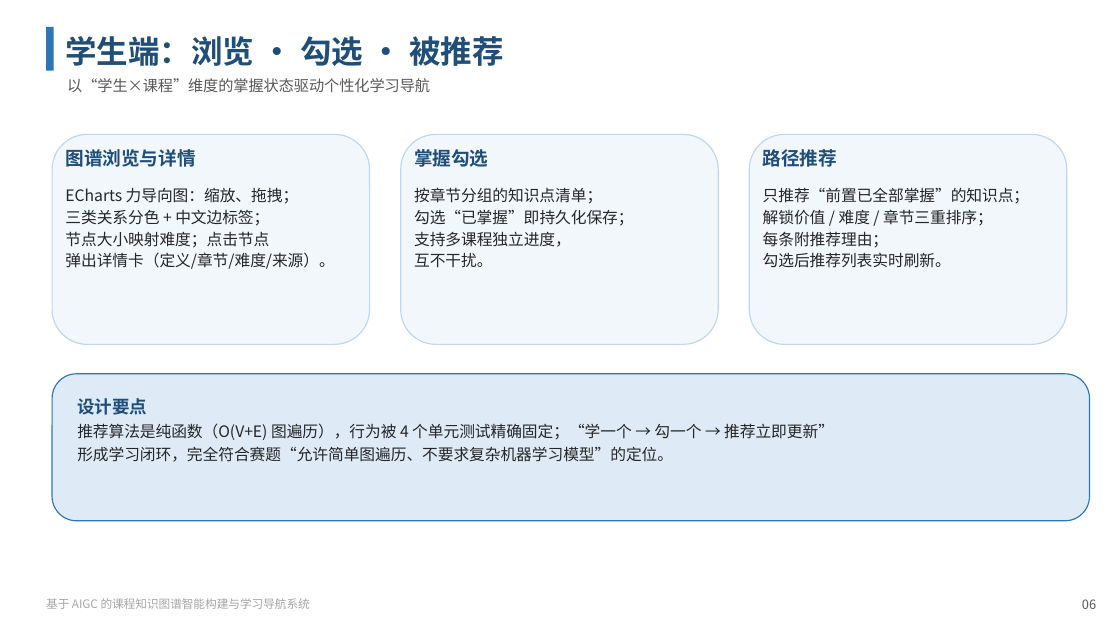
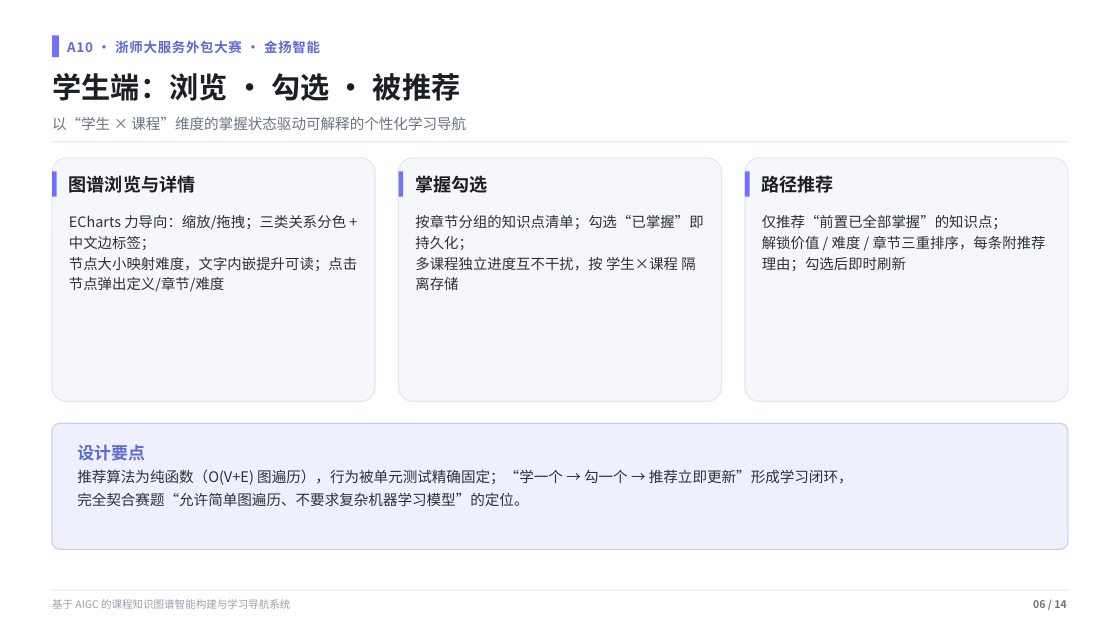
Before and after one commit to EterUltimate/A10_KnowledgeGraph, a slide deck: slide 6 of submissions/A10项目简介PPT.pptx. Drawn at 1120x630 pixels with LibreOffice and Linux fonts; fonts in the diff are those of the drawing. Boxes give left, top, right and bottom in pixels: in the first picture for what was removed or moved away, otherwise in the second. Text is boxed around its words. In the diff, an @@ line names an element or a change of style, - is before the commit and + after.

Commit message:
docs(submissions): 重构 A10 项目汇报 PPT + 纳入报告/报名表 (#64)
* docs(submissions): 重构 A10 项目汇报 PPT——合并后代码与 SRS 内容更新、Linear 现代设计体系、EterU/袁汉春署名

* docs(submissions): 纳入项目报告（浙师大毕业论文格式）与 EterU 小队报名表

```diff
--- a/submissions/A10项目简介PPT.pptx
+++ b/submissions/A10项目简介PPT.pptx
@@ rectangle: place and size @@
-rectangle at [46,27,54,71]
+rectangle at [52,35,59,57]
@@ rectangle at [52,35,59,57]: fill #2E75B6 to #7170FF @@
@@ text added at [67,40,320,53], 11.5 pt, text #5E6AD2, bold @@
+A10 · 浙师大服务外包大赛 · 金扬智能
@@ text "学生端：浏览 · 勾选 · 被推荐": place and size @@
-text "学生端：浏览 · 勾选 · 被推荐" at [65,36,504,66]
+text "学生端：浏览 · 勾选 · 被推荐" at [52,73,461,101]
@@ text "学生端：浏览 · 勾选 · 被推荐" at [52,73,461,101]: size 27 to 25 pt, text colour #1F4E79 to #1B1F24, letter spacing 0 to 0.2 pt; line spacing 1.12 to 1.15 @@
@@ text at [52,116,466,130]: text changed; size 13 to 12.5 pt; text colour #595959 to #6B7280 @@
-以“学生×课程”维度的掌握状态驱动个性化学习导航
+以“学生 × 课程”维度的掌握状态驱动可解释的个性化学习导航
@@ rounded rectangle removed at [52,134,370,344] @@
@@ rectangle added at [52,141,1068,143], fill #E6E9EF @@
@@ rounded rectangle: place and size @@
-rounded rectangle at [401,134,718,344]
+rounded rectangle at [52,158,375,402]
@@ rounded rectangle at [52,158,375,402]: fill #F2F7FC to #F5F7FB; outline #BDD7EE 1 pt to #E3E8F0 1 pt; proportions changed @@
@@ rectangle added at [52,171,57,197], fill #7170FF @@
@@ size 16 to 15.5 pt, text colour #1F4E79 to #1B1F24; line spacing 1.12 to 1.15 in 3 elements at [762,175,834,193], [415,175,487,193], [69,175,196,193] @@
@@ text "图谱浏览与详情": place and size @@
-text "图谱浏览与详情" at [65,149,195,167]
+text "图谱浏览与详情" at [69,175,196,193]
@@ rounded rectangle added at [398,158,721,402], fill #F5F7FB, outline #E3E8F0 1 pt @@
@@ rectangle added at [398,171,403,197], fill #7170FF @@
@@ text "掌握勾选": place and size @@
-text "掌握勾选" at [414,149,488,167]
+text "掌握勾选" at [415,175,487,193]
@@ rounded rectangle at [745,158,1068,402]: fill #F2F7FC to #F5F7FB; outline #BDD7EE 1 pt to #E3E8F0 1 pt; proportions changed @@
@@ rounded rectangle: place and size @@
-rounded rectangle at [749,134,1067,344]
+rounded rectangle at [745,158,1068,402]
@@ rectangle added at [745,171,750,197], fill #7170FF @@
@@ text "路径推荐": place and size @@
-text "路径推荐" at [763,149,837,167]
+text "路径推荐" at [762,175,834,193]
@@ text at [69,215,357,292]: text changed; size 13.5 to 12.3 pt; text colour #262626 to #2C3138 @@
-ECharts 力导向图：缩放、拖拽；
-三类关系分色 + 中文边标签；
-节点大小映射难度；点击节点
-弹出详情卡（定义/章节/难度/来源）。
+ECharts 力导向：缩放/拖拽；三类关系分色 + 中文边标签；
+节点大小映射难度，文字内嵌提升可读；点击节点弹出定义/章节/难度
@@ text at [415,215,703,290]: text changed; size 13.5 to 12.3 pt; text colour #262626 to #2C3138 @@
-按章节分组的知识点清单；
-勾选“已掌握”即持久化保存；
-支持多课程独立进度，
-互不干扰。
+按章节分组的知识点清单；勾选“已掌握”即持久化；
+多课程独立进度互不干扰，按 学生×课程 隔离存储
@@ text at [762,215,1046,271]: text changed; size 13.5 to 12.3 pt; text colour #262626 to #2C3138 @@
-只推荐“前置已全部掌握”的知识点；
-解锁价值 / 难度 / 章节三重排序；
-每条附推荐理由；
-勾选后推荐列表实时刷新。
+仅推荐“前置已全部掌握”的知识点；
+解锁价值 / 难度 / 章节三重排序，每条附推荐理由；勾选后即时刷新
@@ rounded rectangle: place and size @@
-rounded rectangle at [52,374,1090,521]
+rounded rectangle at [52,423,1068,549]
@@ rounded rectangle at [52,423,1068,549]: fill #DEEBF7 to #EEF0FB; outline #2E75B6 1 pt to #C9CEEE 1 pt; proportions changed @@
@@ text at [77,444,145,461]: size 15 to 14.5 pt, text colour #1F4E79 to #5E6AD2 in "设计要点"; line spacing 1.25 to 1.3 @@
@@ text "设计要点": place and size @@
-text "设计要点" at [77,398,834,462]
+text "设计要点" at [77,444,853,506]
@@ text at [77,469,853,506]: text changed; size 13.5 to 12.5 pt; text colour #262626 to #2C3138 @@
-推荐算法是纯函数（O(V+E) 图遍历），行为被 4 个单元测试精确固定；“学一个 → 勾一个 → 推荐立即更新”
-形成学习闭环，完全符合赛题“允许简单图遍历、不要求复杂机器学习模型”的定位。
+推荐算法为纯函数（O(V+E) 图遍历），行为被单元测试精确固定；“学一个 → 勾一个 → 推荐立即更新”形成学习闭环，
+完全契合赛题“允许简单图遍历、不要求复杂机器学习模型”的定位。
@@ text "基于 AIGC 的课程知识图谱智能构建与学习导航系统" at [52,599,290,609]: size 10 to 9 pt, text colour #A6A6A6 to #9AA1AC; line spacing 1.12 to 1.15 @@
@@ rectangle added at [52,590,1068,591], fill #E6E9EF @@
@@ text at [1033,600,1066,608]: text changed; size 11 to 9 pt; text colour #595959 to #6B7280; bold on @@
-06
+06 / 14
```
Also in this commit, not shown: 9 other slides changed, 4 slides added, 2 slides removed, 17 other files.
